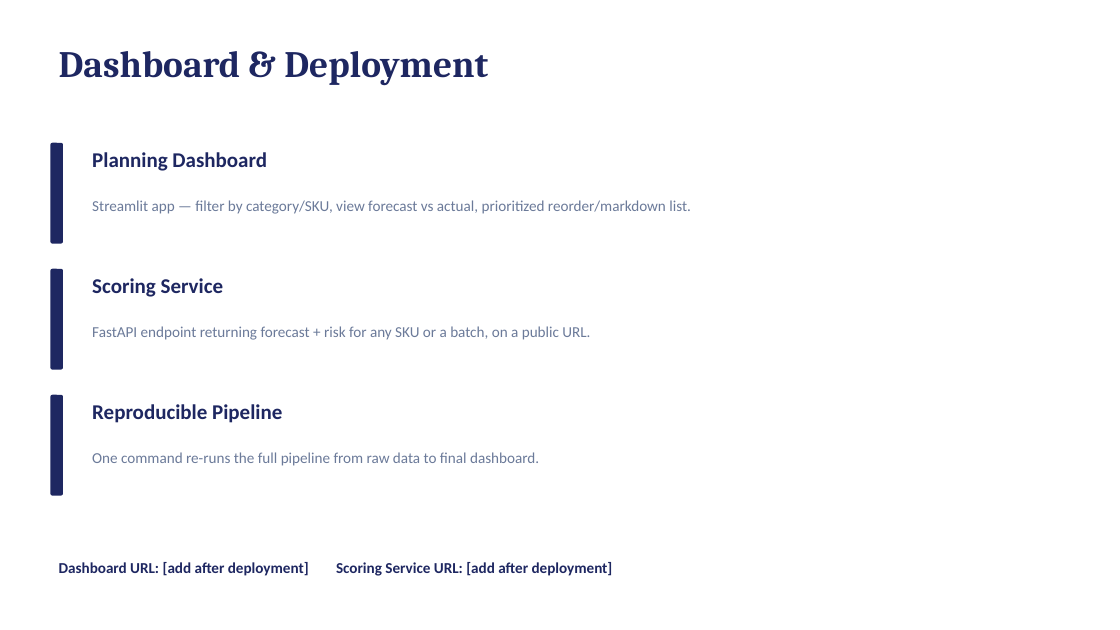
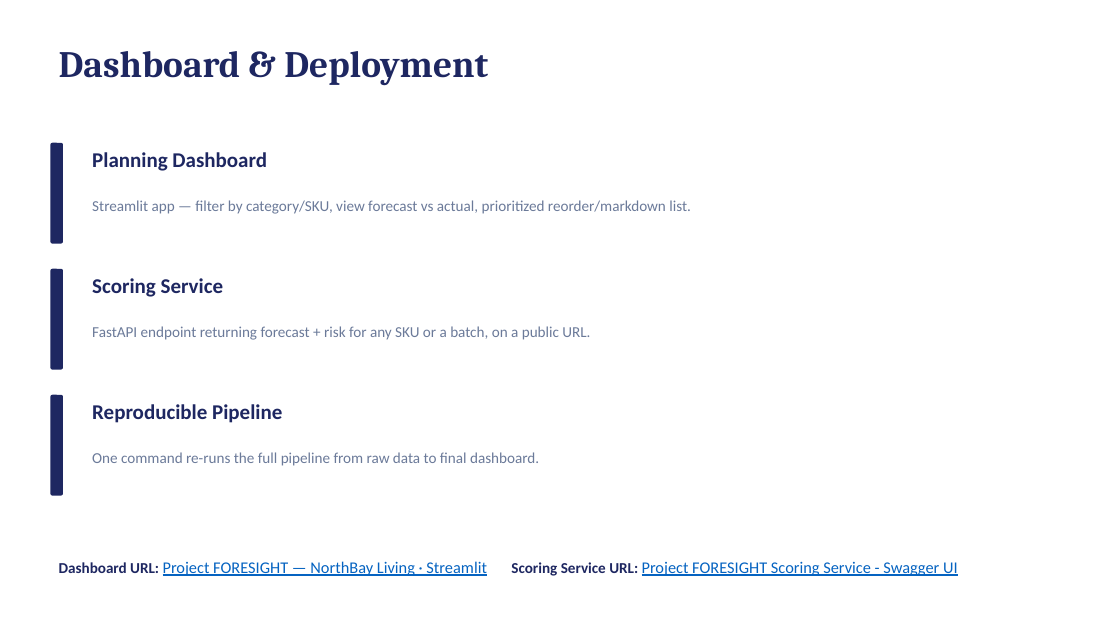
Before and after one commit to mohitkumar29239/project-foresight, a slide deck: slide 6 of presentation/Executive_Readout.pptx. Drawn at 1120x630 pixels with LibreOffice and Linux fonts; fonts in the diff are those of the drawing. Boxes give left, top, right and bottom in pixels: in the first picture for what was removed or moved away, otherwise in the second. Text is boxed around its words. In the diff, an @@ line names an element or a change of style, - is before the commit and + after.

```diff
--- a/presentation/Executive_Readout.pptx
+++ b/presentation/Executive_Readout.pptx
@@ text at bbox=[59, 561, 958, 576]: text changed; size 13 to 14 pt; text colour #1E2761 to #0563C1; bold off @@
-Dashboard URL: [add after deployment] Scoring Service URL: [add after deployment]
+Dashboard URL: Project FORESIGHT — NorthBay Living · Streamlit Scoring Service URL: Project FORESIGHT Scoring Service - Swagger UI
```
Also in this commit, not shown: 1 other file.
